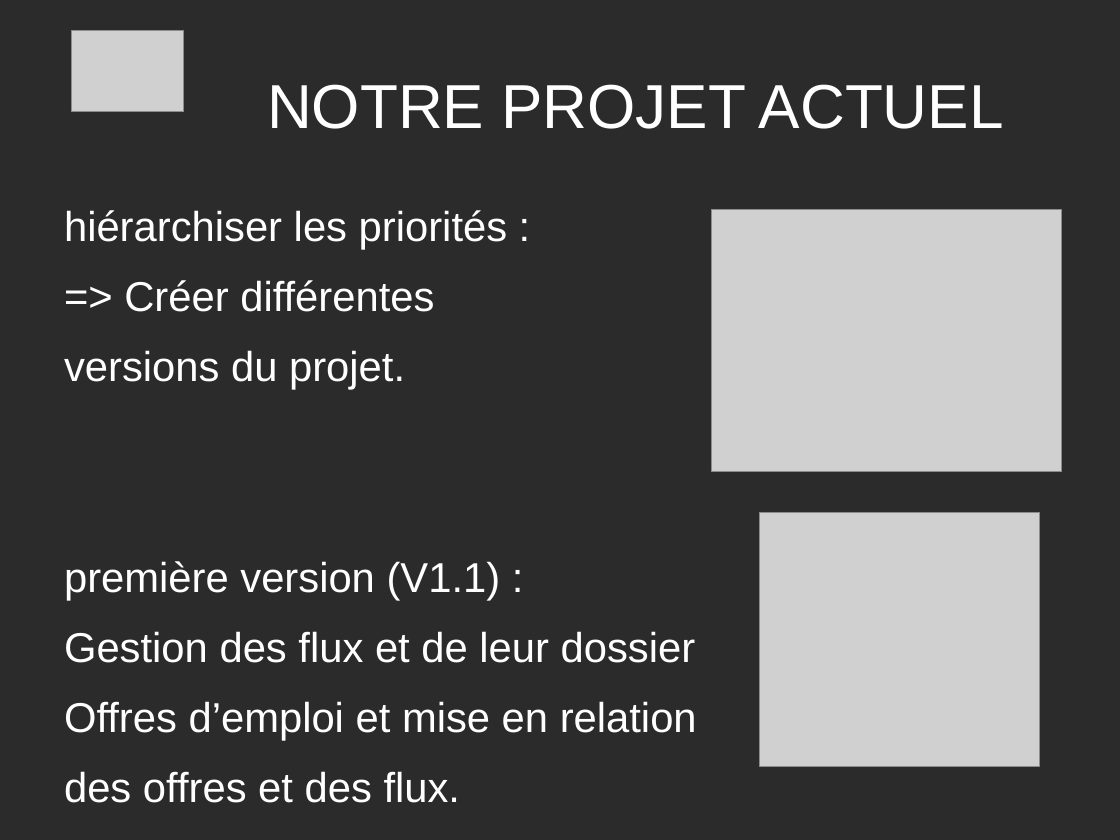
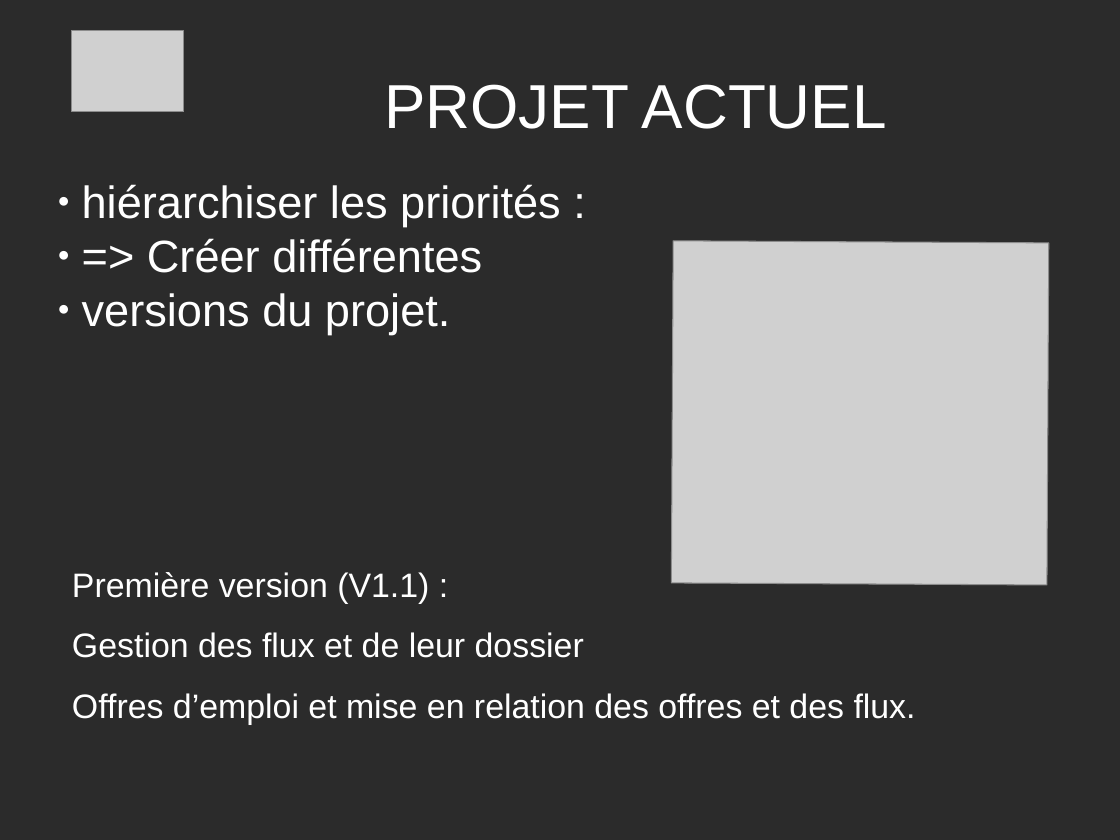
Before and after one commit to PatdeMessac/projets_certif, a slide deck: slide 5 of FACE/Presentation_projet.odp. Drawn at 1120x840 pixels with LibreOffice and Linux fonts; fonts in the diff are those of the drawing; grey boxes stand for pictures; background and template pictures are left out; a plain dark background stands for a picture behind light text. Boxes give left, top, right and bottom in pixels: in the first picture for what was removed or moved away, otherwise in the second. Text is boxed around its words. In the diff, an @@ line names an element or a change of style, - is before the commit and + after.

Commit message:
ajout images presentation ppt

```diff
--- a/FACE/Presentation_projet.odp
+++ b/FACE/Presentation_projet.odp
@@ title at (x1=384, y1=84, x2=887, y2=129): text changed @@
-NOTRE PROJET ACTUEL
+PROJET ACTUEL
@@ text added at (x1=82, y1=184, x2=561, y2=335), 32 pt, text #FFFFFF @@
+● hiérarchiser les priorités :
+● => Créer différentes
+● versions du projet.
@@ picture at (x1=672, y1=241, x2=1050, y2=585): rotation 0 to 180 degrees @@
@@ text "Première version (V1.1) :" moved from (x1=64, y1=210, x2=697, y2=803) to (x1=72, y1=572, x2=916, y2=725) @@
@@ picture removed at (x1=760, y1=512, x2=1040, y2=767) @@
@@ text at (x1=72, y1=572, x2=429, y2=604): text changed; size 29.6 to 24 pt @@
-hiérarchiser les priorités :
-=> Créer différentes
-versions du projet.
-première version (V1.1) :
+Première version (V1.1) :
@@ text at (x1=72, y1=632, x2=584, y2=658): size 29.6 to 24 pt in "Gestion des flux et de leur dossier" @@
@@ text at (x1=72, y1=693, x2=916, y2=725): text changed; size 29.6 to 24 pt @@
-Offres d’emploi et mise en relation
-des offres et des flux.
+Offres d’emploi et mise en relation des offres et des flux.
```
Also in this commit, not shown: 4 other slides changed, 3 other files.
